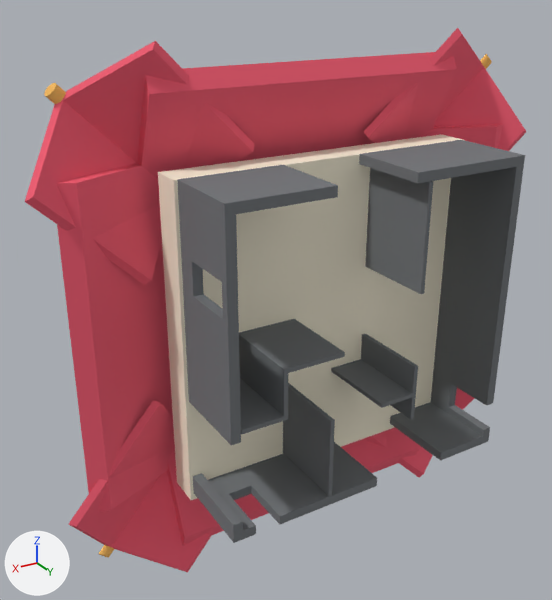
One commit to the OBJ model prototypes/Multiplayer Test/scenes/Oregani_Hard_Walls.obj: the scene before it, then after it.
Both versions are drawn from a 50 mm camera at (96.8, 116.4, 75.0) aimed at (7.7, -32.0, 0.8). Arrows for +X, +Y and +Z are at lower left; the lights stay in place. The older version comes first. Where no turn or scale is listed for an object, it has been applied to the vertices.

Objects in the first picture: 'obj_0', 'obj_1', 'obj_2', 'obj_3', 'obj_4', 'obj_5', 'obj_6', 'obj_7'.
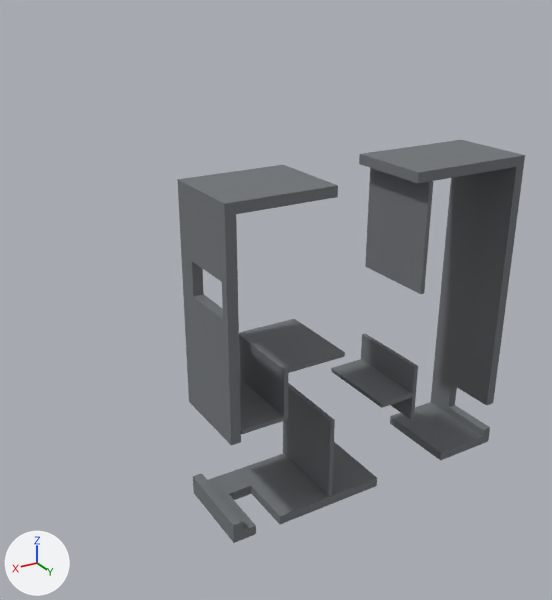
The change, as JSON lines over the scene's bpy script:
```json
{"op": "remove", "block": "ob_obj_7", "code": ["ob_obj_7 = bpy.data.objects.new('obj_7', me_obj_7)", "ob_obj_7.location = (0.0, 0.0, 0.0)"]}
```

What differs and where, as boxes (x1, y1, x2, y2) in the pictures (552 x 600 px):
```json
{"object": "obj_7", "change": "deleted", "before": [25, 28, 526, 572], "faces in mat_color_15277357 (red #f55f74)": [25, 28, 526, 572], "faces in mat_color_16311991 (pale yellow #fcf4dc)": [158, 134, 463, 500], "faces in mat_color_16089887 (orange #fbbe62)": [44, 54, 492, 558]}
```
